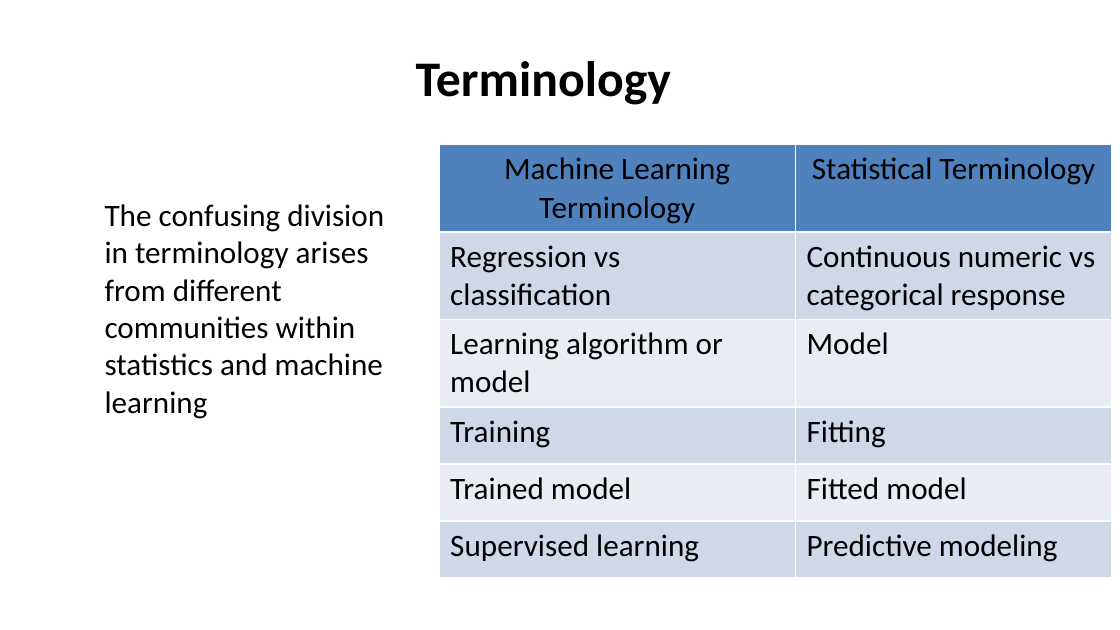
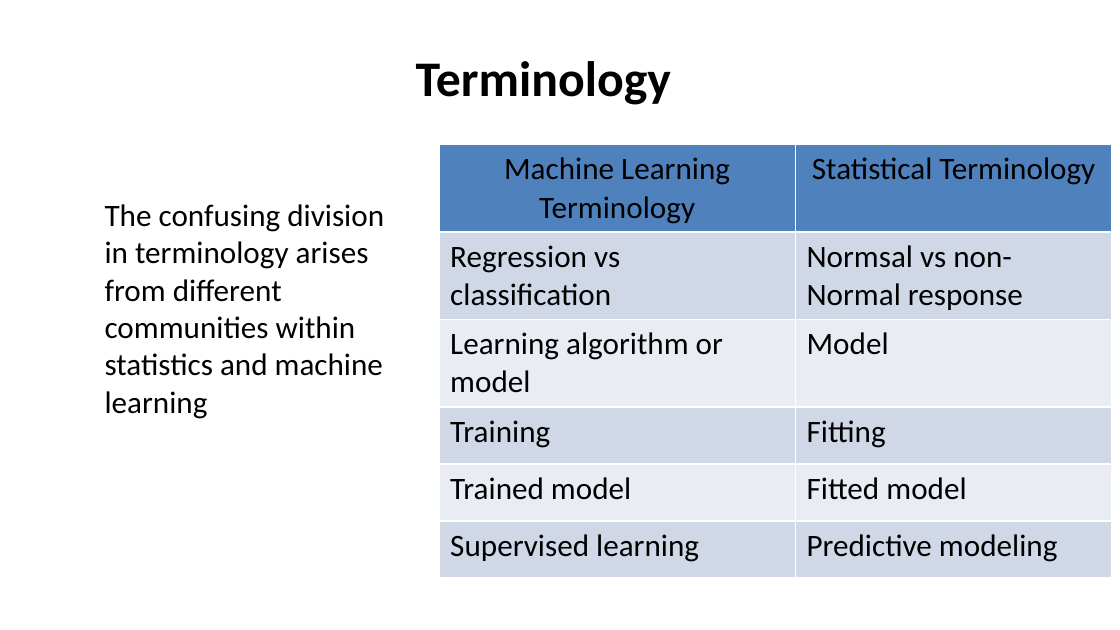
Before and after one commit to StephenElston/CSCI-E-83, a slide deck: slide 7 of LectureSlides/08_IntroductionToLinearModels.pptx. Drawn at 1120x630 pixels with LibreOffice and Linux fonts; fonts in the diff are those of the drawing. Boxes give left, top, right and bottom in pixels: in the first picture for what was removed or moved away, otherwise in the second. Text is boxed around its words. In the diff, an @@ line names an element or a change of style, - is before the commit and + after.

```diff
--- a/LectureSlides/08_IntroductionToLinearModels.pptx
+++ b/LectureSlides/08_IntroductionToLinearModels.pptx
@@ table at bbox=[439, 144, 1112, 573] @@
-row 2, column 2: Continuous numeric vs categorical response
+row 2, column 2: Normsal vs non-Normal response
```
Also in this commit, not shown: 10 other slides changed, 1 slide added, 1 slide removed.
